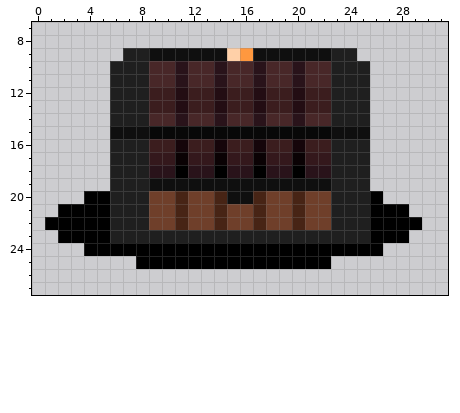
File history of a pixel-art file, Assets/Dungeon/The Palace/Props/ThePalace_Chest.aseprite. That is the earlier state.
32x32 pixels, 1 frame. Colours within 5 levels of each other are drawn and written as one. Shown: x 0..31, y 7..27.
New version:
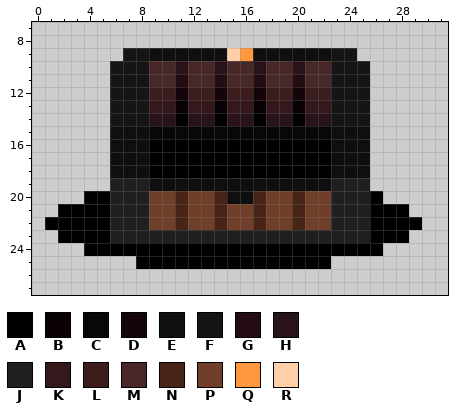
Palette (. is transparent): A #000000  B #0a0204  C #080808  D #15050a  E #0f0f0f  F #151515  G #230d13  H #29131a  J #1f1f1f  K #34181c  L #3b1d1e  M #482728  N #472415  P #6f3f2a  Q #ff983f  R #ffd0a8
Author's note on the commit: Hearts in Chests
The exact change:
Layer "Chest_Open":
Colour A replaces colour B in row 17 at x 11, 14, 17 and 20.
Colour A replaces colour D in row 16 at x 11, 14, 17 and 20.
Colour A replaces colour H in row 14 at x 11, 14, 17 and 20; in row 18 at x 9 to 10, 12 to 13, 15 to 16, 18 to 19 and 21 to 22.
Colour A replaces colour K in row 17 at x 9 to 10, 12 to 13, 15 to 16, 18 to 19 and 21 to 22.
Colour A replaces colour L in row 16 at x 9 to 10, 12 to 13, 15 to 16, 18 to 19 and 21 to 22.
Colour B replaces colour G in row 13 at x 11, 14, 17 and 20.
Colour D replaces colour G in row 12 at x 11, 14, 17 and 20.
Colour E replaces colour J in rows 16 to 18 at x 6 to 8 and 23 to 25.
Colour F replaces colour J in row 9 at x 7 to 8 and 23 to 24; in rows 10 to 14 at x 6 to 8 and 23 to 25.
Colour G replaces colour H in row 11 at x 11, 14, 17 and 20.
Colour H replaces colour M in row 14 at x 9 to 10, 12 to 13, 15 to 16, 18 to 19 and 21 to 22.
Colour K replaces colour L in row 13 at x 9 to 10, 12 to 13, 15 to 16, 18 to 19 and 21 to 22.
Boxes around the changes in both pictures, in picture pixels (x1, y1, x2, y2):
changed: (110, 48, 370, 178)
